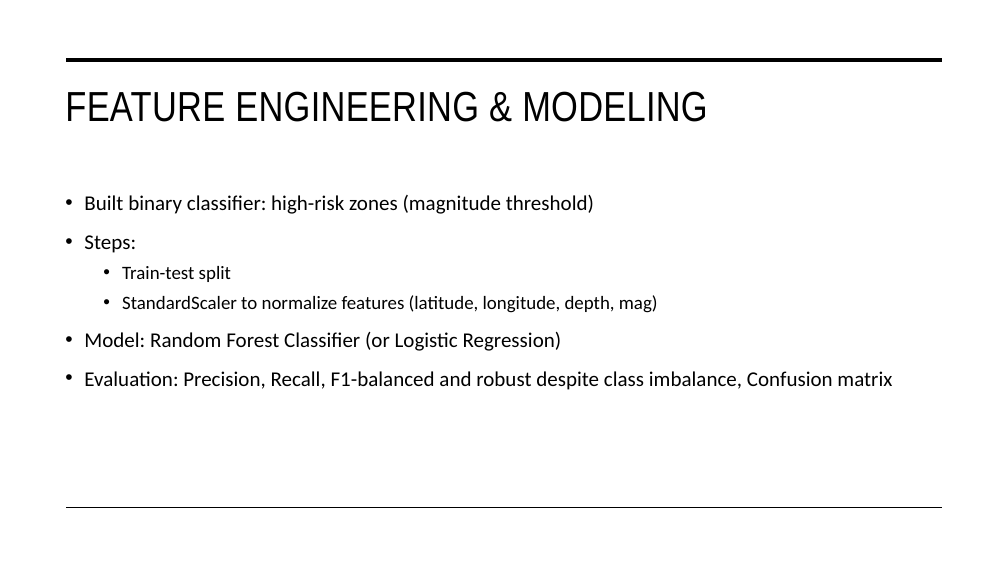
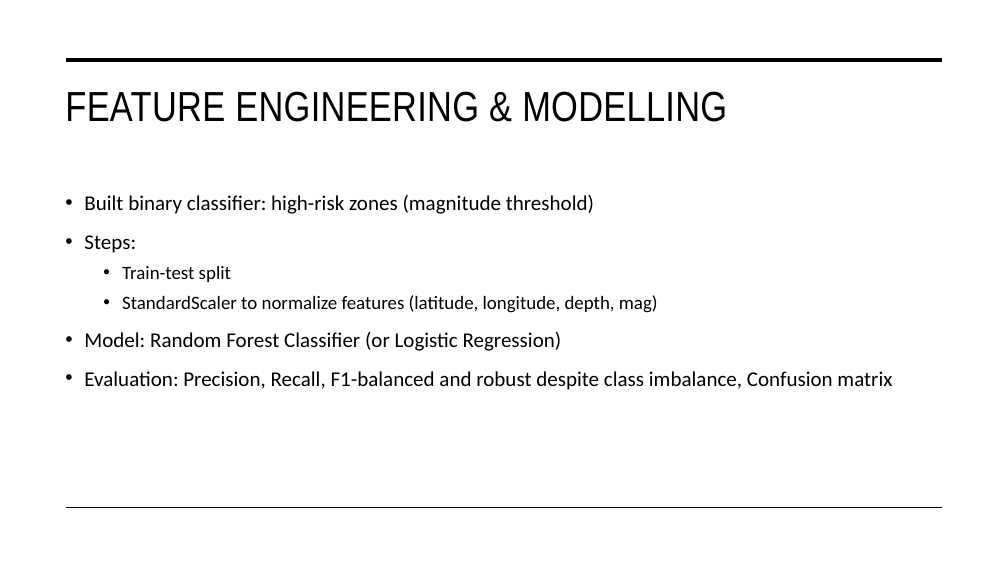
Before and after one commit to Prasanna2989/earthquake-risk-mapping, a slide deck: slide 6 of Presentation/Erathquake-risk-mapping.pptx. Drawn at 1008x567 pixels with LibreOffice and Linux fonts; fonts in the diff are those of the drawing. Boxes give left, top, right and bottom in pixels: in the first picture for what was removed or moved away, otherwise in the second. Text is boxed around its words. In the diff, an @@ line names an element or a change of style, - is before the commit and + after.

```diff
--- a/Presentation/Erathquake-risk-mapping.pptx
+++ b/Presentation/Erathquake-risk-mapping.pptx
@@ title at (65, 91, 727, 122): text changed @@
-FEATURE ENGINEERING & MODELING
+FEATURE ENGINEERING & MODELLING
```
Also in this commit, not shown: 2 other slides changed.
